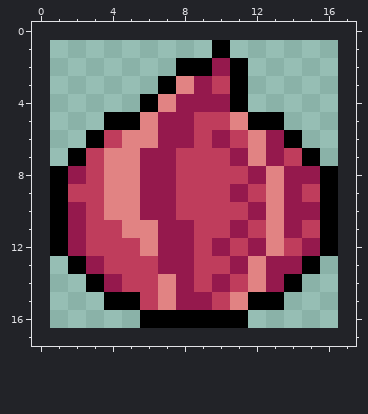
Pixel-art file, stored at src/assets/items/oignon.aseprite. The picture above is the old version.
16x16 pixels, 1 frame. The old version is drawn lined up with the new one, on the new canvas.
The result:
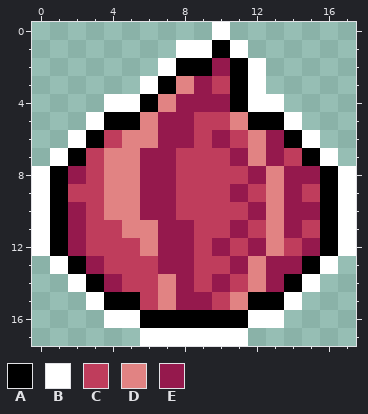
Palette (. is transparent): A #000000  B #ffffff  C #bf3d5c  D #e18383  E #95194d
Diff:
canvas 16x16 -> 18x18, the old top-left corner now at 1,1
y 0: x 10 . -> B
y 1: x 8..9 .. -> BB; x 11 . -> B
y 2: x 7 . -> B; x 12 . -> B
y 3: x 6 . -> B; x 12 . -> B
y 4: x 4..5 .. -> BB; x 12..13 .. -> BB
y 5: x 3 . -> B; x 14 . -> B
y 6: x 2 . -> B; x 15 . -> B
y 7: x 1 . -> B; x 16 . -> B
y 8..12: x 0 . -> B; x 17 . -> B
y 13: x 1 . -> B; x 16 . -> B
y 14: x 2 . -> B; x 15 . -> B
y 15: x 3 . -> B; x 14 . -> B
y 16: x 4..5 .. -> BB; x 12..13 .. -> BB
y 17: x 6..11 ...... -> BBBBBB
